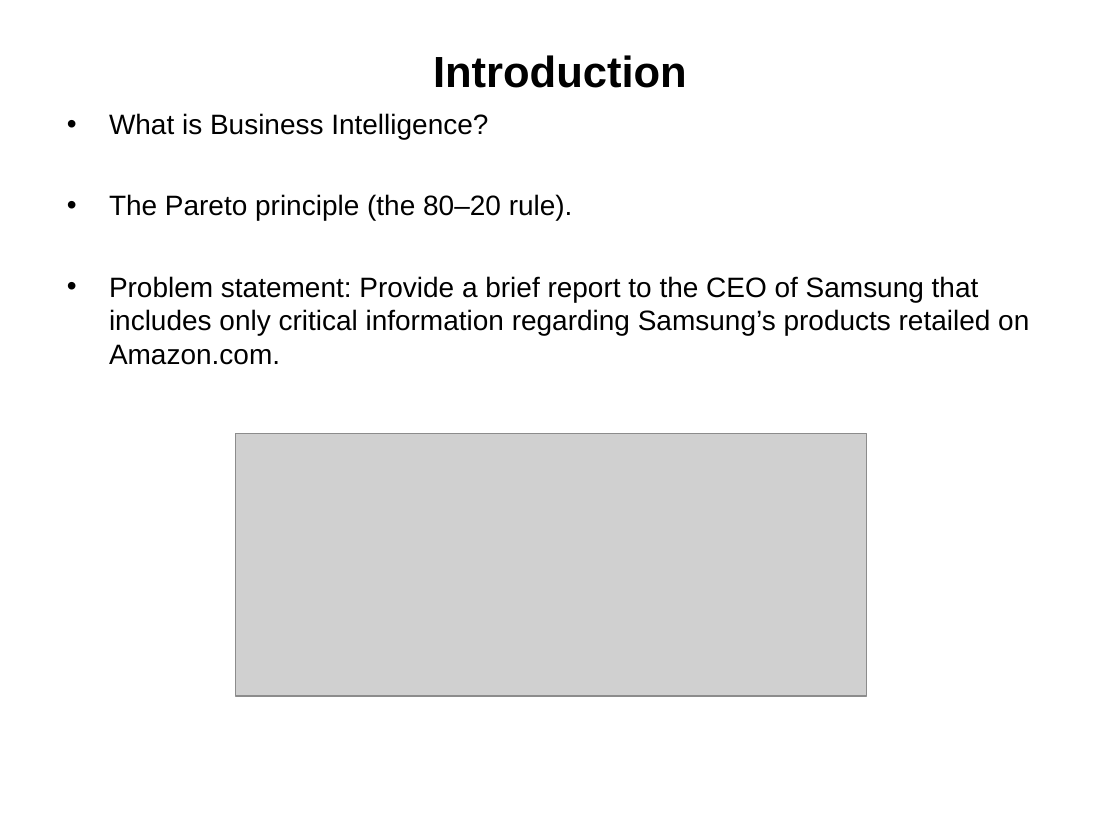
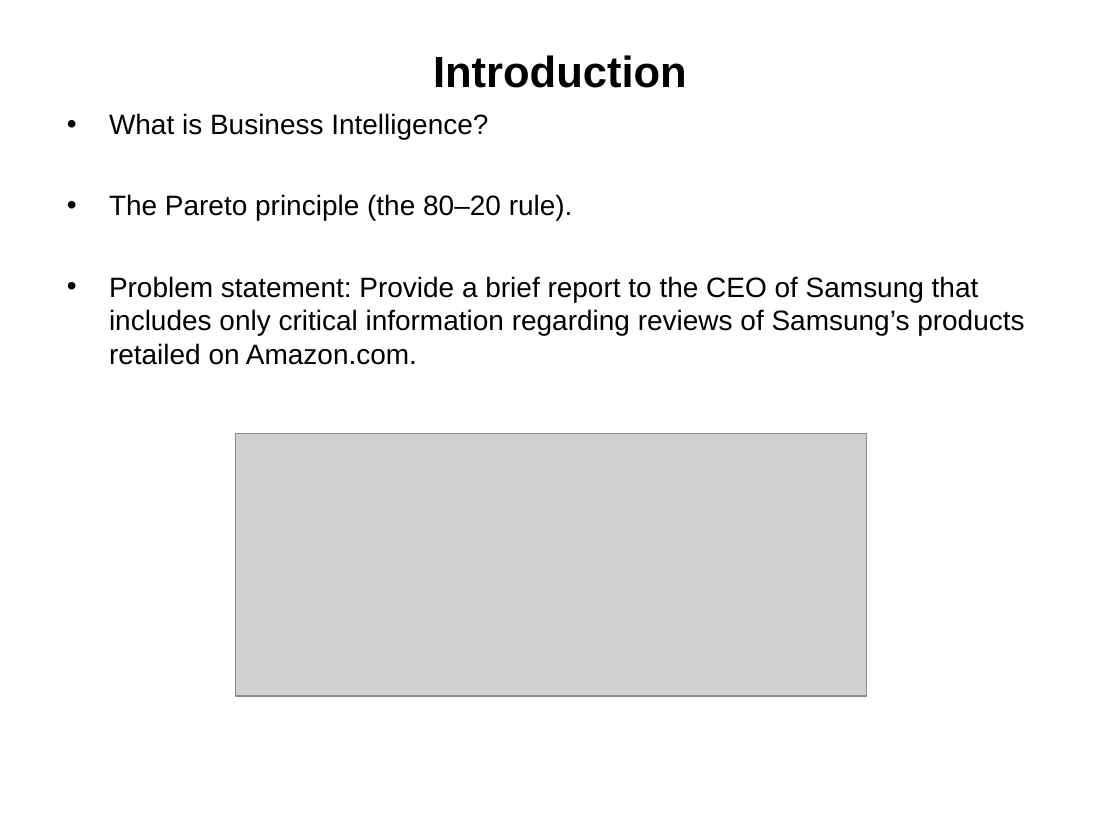
Before and after one commit to revanth83/kojak_git, a slide deck: slide 2 of Samsung_presentation_kojak.ppt. Drawn at 1120x840 pixels with LibreOffice and Linux fonts; fonts in the diff are those of the drawing; grey boxes stand for pictures. Boxes give left, top, right and bottom in pixels: in the first picture for what was removed or moved away, otherwise in the second. Text is boxed around its words. In the diff, an @@ line names an element or a change of style, - is before the commit and + after.

Commit message:
update

```diff
--- a/Samsung_presentation_kojak.ppt
+++ b/Samsung_presentation_kojak.ppt
@@ text at (x1=109, y1=276, x2=1024, y2=365): text changed @@
-• Problem statement: Provide a brief report to the CEO of Samsung that includes only critical information regarding Samsung’s products retailed on Amazon.com.
+• Problem statement: Provide a brief report to the CEO of Samsung that includes only critical information regarding reviews of Samsung’s products retailed on Amazon.com.
```
Also in this commit, not shown: 1 other slide changed.
